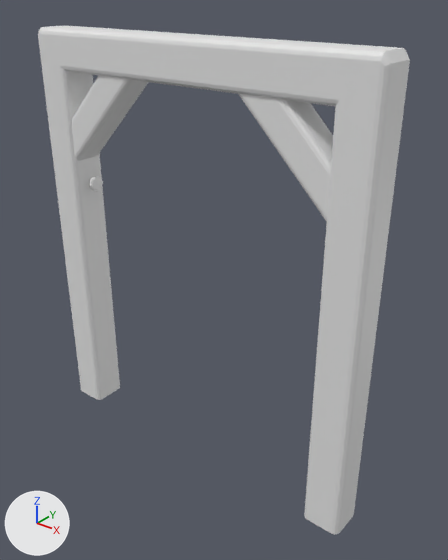
What one commit did to the Blender file oldgoldmine-scene/Beams/beams.blend.
Camera for both pictures: a 50 mm lens placed at (6.58, -7.43, 6.46), pointed at (0.43, 0.25, 1.7). The axes (+X, +Y, +Z) are drawn at lower left. The lights are the same throughout.

Names of what the first picture shows: 'Corners', 'Shape'.
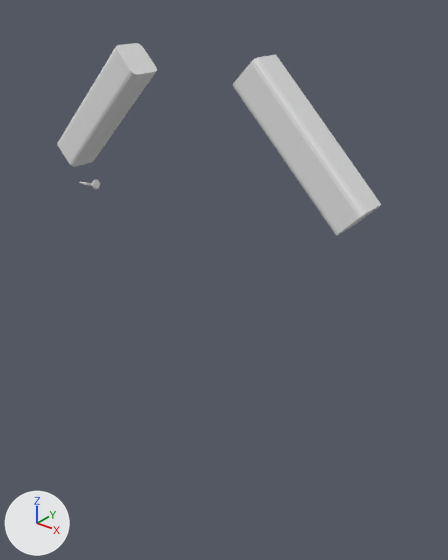
What differs and where, as boxes (x1, y1, x2, y2) in the pictures (448 x 560 px):
'Shape', hidden: before (38, 25, 410, 535)

The edits, one by one:
Object 'Shape' (ob_shape) is now hidden.
